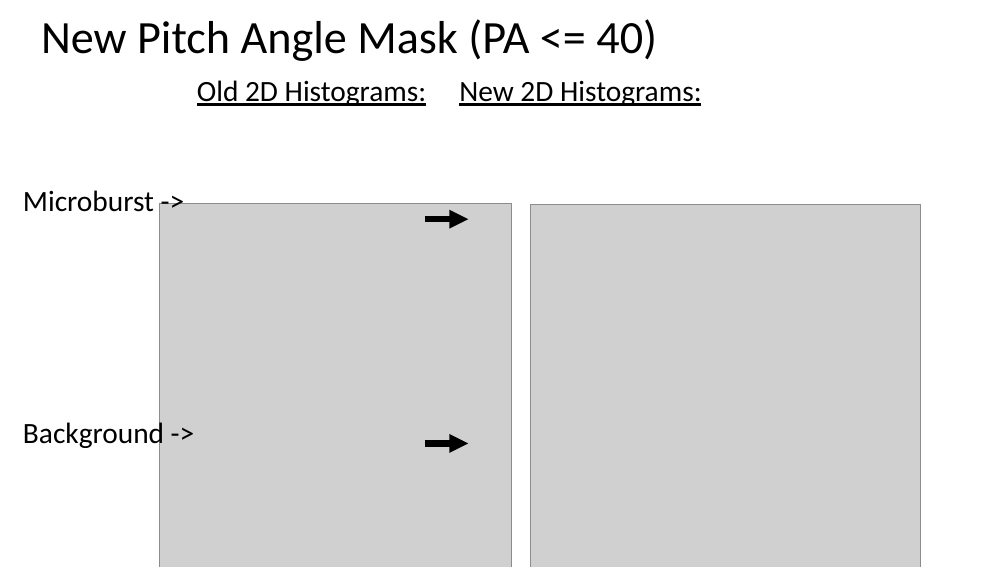
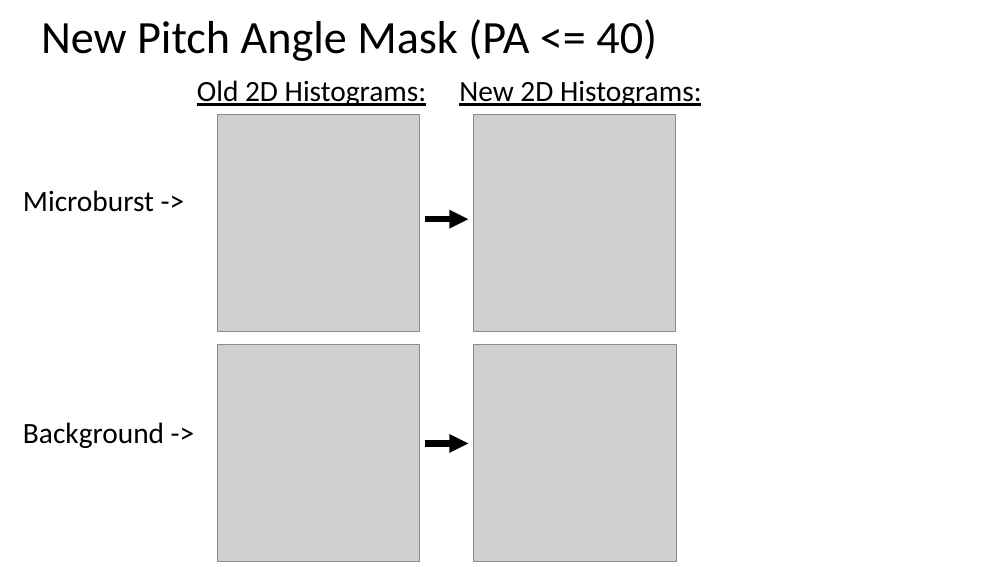
Before and after one commit to conradmr98/lasp-microburst-research, a slide deck: slide 2 of sampexlib/Concept Summaries/Dial Plots Update.pptx. Drawn at 1008x567 pixels with LibreOffice and Linux fonts; fonts in the diff are those of the drawing; grey boxes stand for pictures. Boxes give left, top, right and bottom in pixels: in the first picture for what was removed or moved away, otherwise in the second. Text is boxed around its words. In the diff, an @@ line names an element or a change of style, - is before the commit and + after.

```diff
--- a/sampexlib/Concept Summaries/Dial Plots Update.pptx
+++ b/sampexlib/Concept Summaries/Dial Plots Update.pptx
@@ picture: place and size @@
-picture at bbox=[160, 204, 511, 567]
+picture at bbox=[218, 114, 420, 331]
@@ picture: place and size @@
-picture at bbox=[531, 205, 920, 567]
+picture at bbox=[473, 114, 676, 331]
@@ picture added at bbox=[217, 344, 420, 562] @@
@@ picture added at bbox=[473, 344, 676, 562] @@
```
Also in this commit, not shown: 1 other file.
